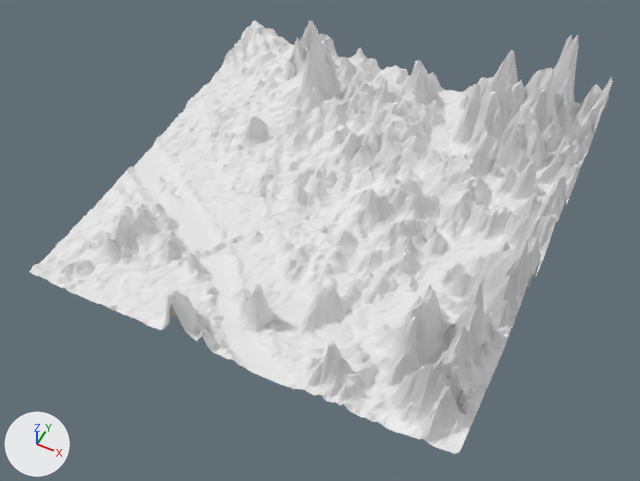
An edit to the OBJ model GAME/Assets/Janseon/Data/StrategyMap/Baked/chunk-1745-792.obj, drawn before and after from the same camera.
One viewpoint serves both versions: a camera (50 mm lens) standing at (-7.3, -6.5, 29.7) and looking at (-18.9, 16.9, 0.5). The lights are fixed; the arrows at lower left show +X, +Y and +Z. The older version comes first. Where no turn or scale is listed for an object, it has been applied to the vertices.

In view in the first picture: 'chunk-1745-792'.
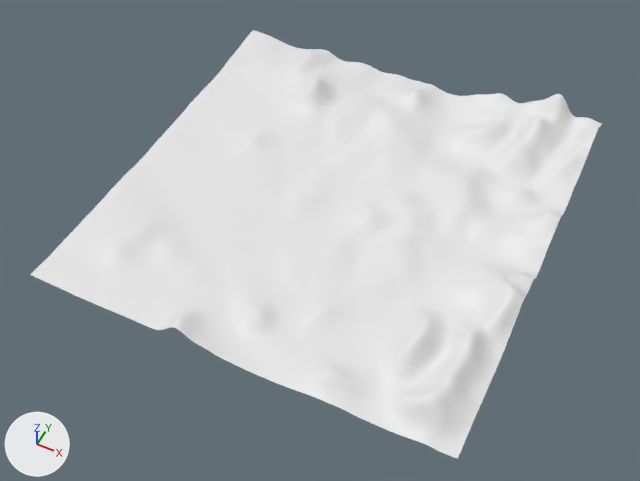
The edits, one by one:
me_chunk_1745_792 is used by ob_chunk_1745_792; location (0.0, 0.0, 0.0).
me_chunk_1745_792 had 16384 vertices, 32258 faces and spanned x -29.4..-9.8, y 9.8..29.4, z 0.0..5.8.
me_chunk_1745_792 now has 16384 vertices, 32258 faces and spans x -29.4..-9.8, y 9.8..29.4, z 0.0..2.2.
me_chunk_1745_792 part 1: 15207 of 16384 vertices moved; they spanned x -29.4..-9.8, y 9.8..29.4, z 0.0..5.8 and now span x -29.4..-9.8, y 9.8..29.4, z 0.0..2.2; mean shift (0.0, 0.0, -0.5); largest move (-11.9, 29.2, 5.8) -> (-11.9, 29.2, 2.1).
me_chunk_1745_792 part 2: all faces are now shaded smooth (32258 of 32258 changed).

What differs and where, as boxes [x1, y1, x2, y2] in the pictures (640 x 481 px; the box of a moved part takes in the faces that stretch with it):
'chunk-1745-792', reshaped: before [29, 20, 613, 454]; after [30, 30, 602, 459]
part 1 of me_chunk_1745_792, moved or reshaped: before [29, 20, 613, 454]; after [30, 30, 602, 459]
part 2 of me_chunk_1745_792, shading changed: before [29, 20, 613, 454]; after [30, 30, 602, 459]
